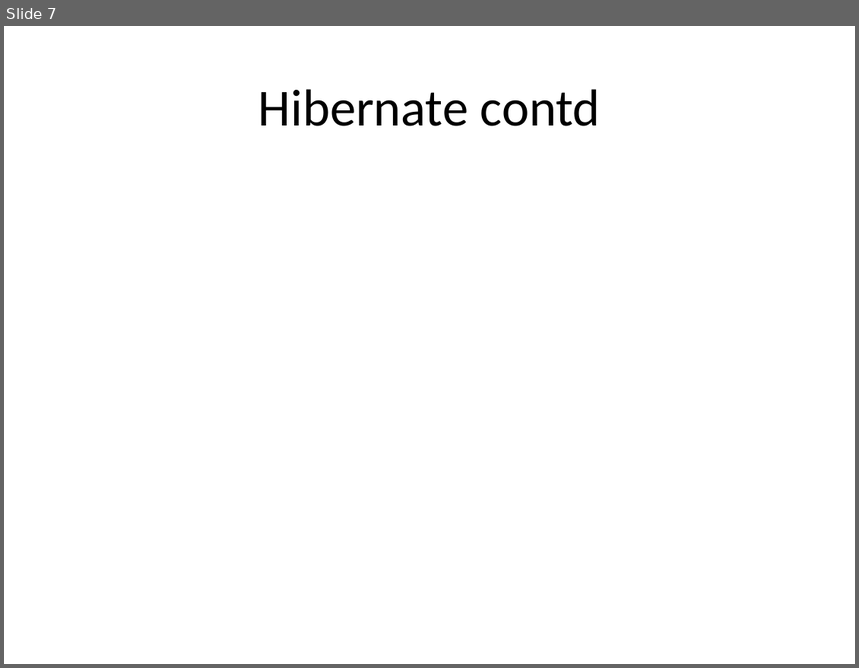
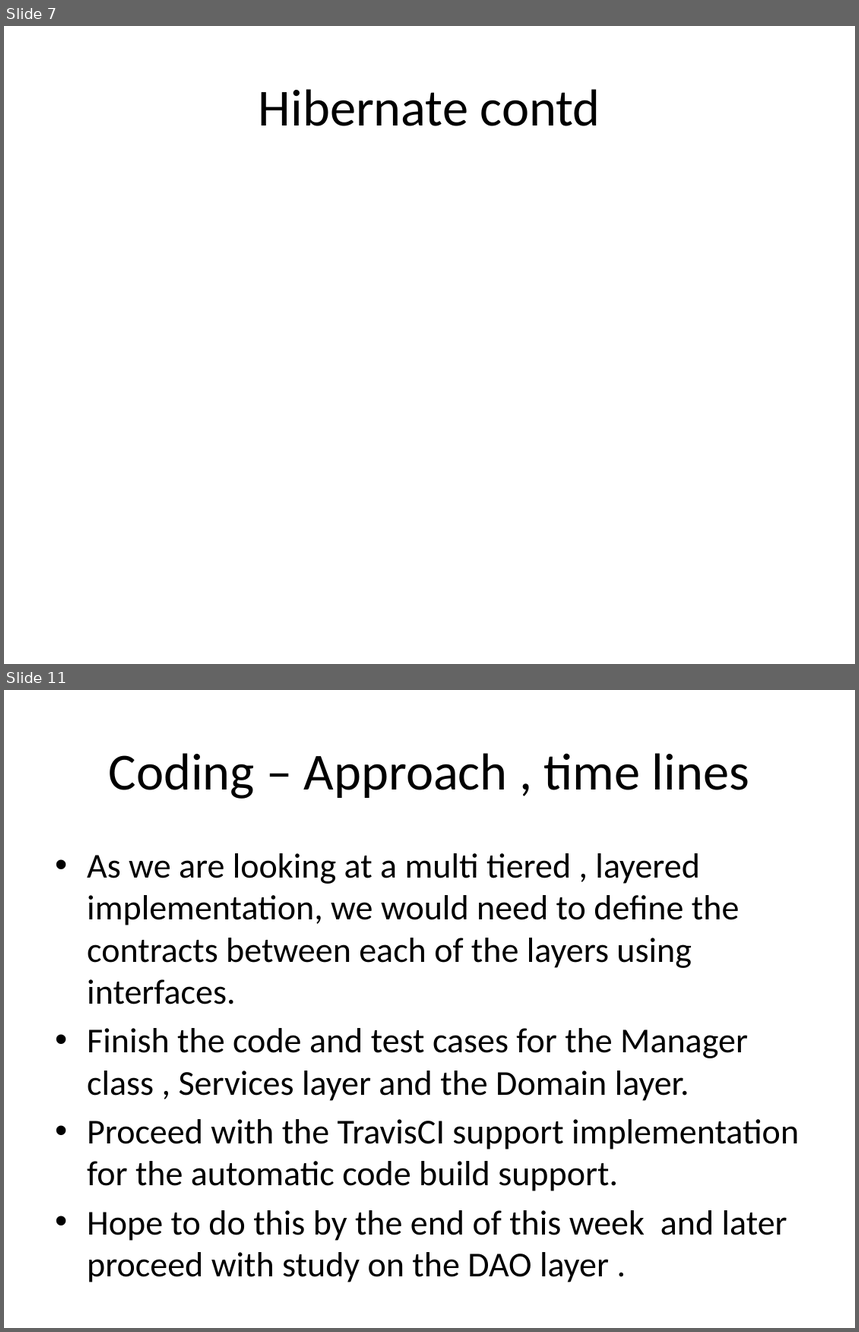
Before and after one commit to DebSreerekha/TODOManagementSystem, a slide deck: TODO_Management_System.pptx. Shown one above the other, each under a label of ours: slide 7 before the commit, slides 7 and 11 after it; the slides between them are not shown. The pictures are 859x668 and 859x1332 pixels, drawn with LibreOffice and Linux fonts; fonts in the diff are those of the drawing. Boxes give left, top, right and bottom in pixels: in the first picture for what was removed or moved away, otherwise in the second. Text is boxed around its words. In the diff, an @@ line names an element or a change of style, - is before the commit and + after.

```diff
--- a/TODO_Management_System.pptx
+++ b/TODO_Management_System.pptx
@@ slide 11 added at (4,690,855,1328), background #FFFFFF @@
@@ title added at (109,753,750,799), 44 pt, text #000000 @@
+Coding – Approach , time lines
@@ text added at (87,853,799,1241), 29.6 pt, text #000000 @@
+• As we are looking at a multi tiered , layered implementation, we would need to define the contracts between each of the layers using interfaces.
+• Finish the code and test cases for the Manager class , Services layer and the Domain layer.
+• Proceed with the TravisCI support implementation for the automatic code build support.
+• Hope to do this by the end of this week and later proceed with study on the DAO layer .
```
Also in this commit, not shown: 1 slide changed, 4 other slides added.
